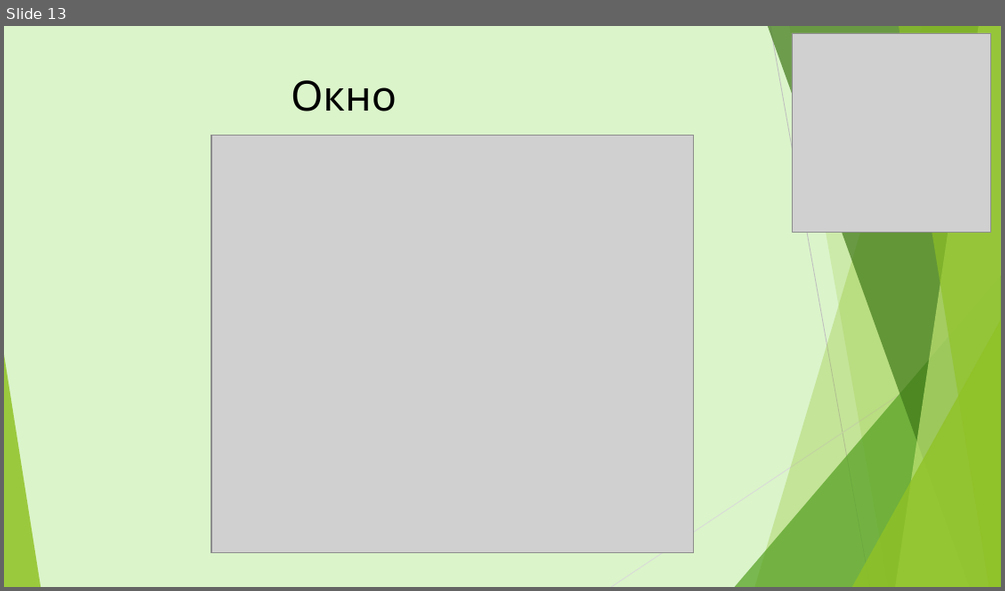
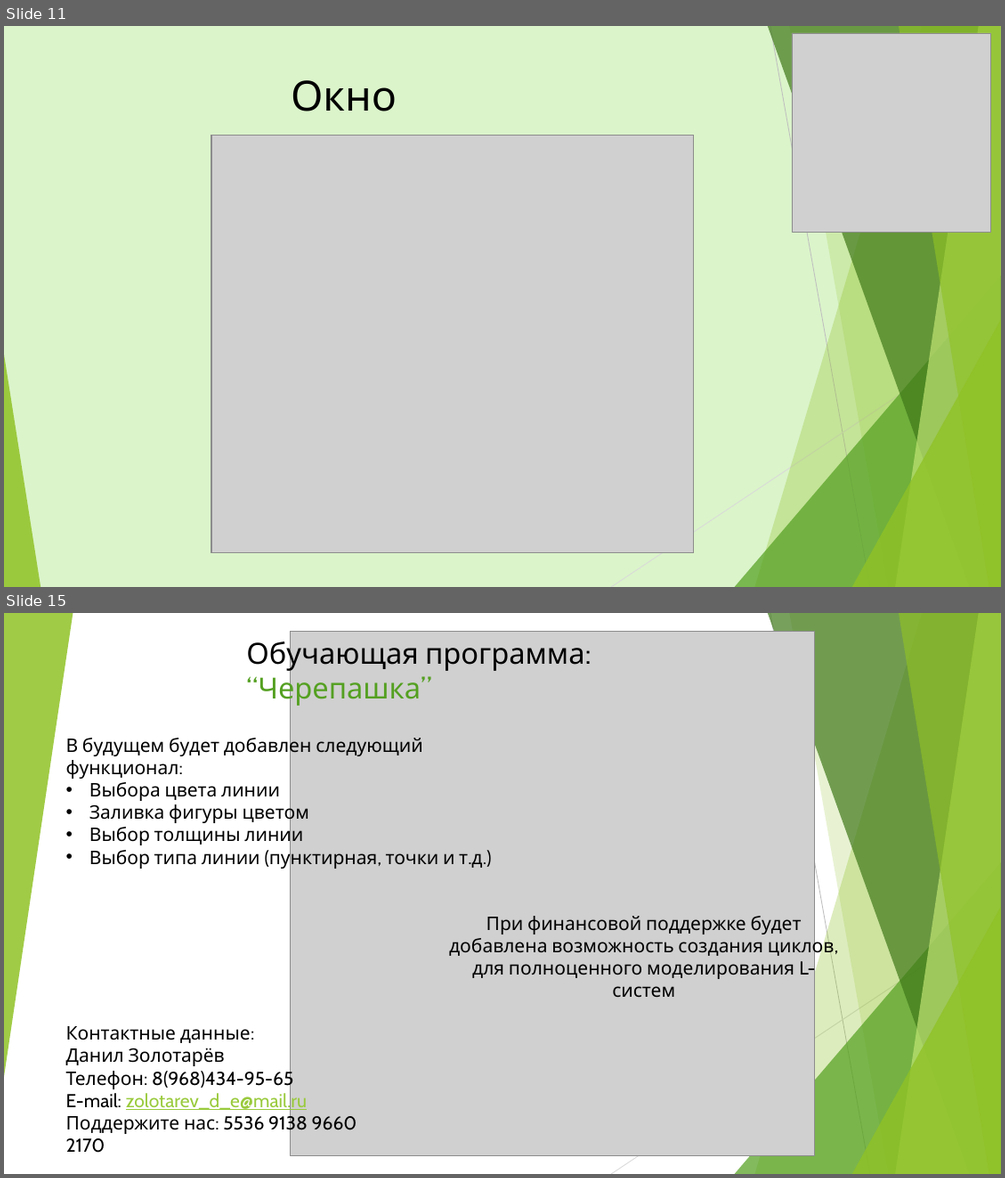
Before and after one commit to PushkinC/GUItoTurtle, a slide deck: GUItoTurtle.pptx. Shown one above the other, each under a label of ours: slide 13 before the commit, slides 11 and 15 after it; the slides between them are not shown. The pictures are 1005x591 and 1005x1178 pixels, drawn with LibreOffice and Linux fonts; fonts in the diff are those of the drawing; grey boxes stand for pictures. Boxes give left, top, right and bottom in pixels: in the first picture for what was removed or moved away, otherwise in the second. Text is boxed around its words. In the diff, an @@ line names an element or a change of style, - is before the commit and + after.

```diff
--- a/GUItoTurtle.pptx
+++ b/GUItoTurtle.pptx
@@ slide 15 added at (4, 613, 1001, 1174), background #FFFFFF; not listed: 9 template elements that a slide beside it also shows @@
@@ triangle added at (4, 613, 73, 1077), fill #90C226 at 85% opacity @@
@@ text added at (246, 637, 591, 706), 28 pt, text #000000 @@
+Обучающая программа: “Черепашка”
@@ picture added at (291, 632, 815, 1156) @@
@@ text added at (66, 734, 482, 870), 18 pt, text #000000 @@
+В будущем будет добавлен следующий функционал:
+• Выбора цвета линии
+• Заливка фигуры цветом
+• Выбор толщины линии
+• Выбор типа линии (пунктирная, точки и т.д.)
@@ text added at (449, 916, 834, 997), 18 pt, text #000000 @@
+При финансовой поддержке будет добавлена возможность создания циклов, для полноценного моделирования L-систем
@@ text added at (66, 1026, 357, 1135), 18 pt, text #000000 @@
+Контактные данные:
+Данил Золотарёв
+Телефон: 8(968)434-95-65
+E-mail: zolotarev_d_e@mail.ru
+Поддержите нас: 5536 9138 9660 2170
@@ what was slide 13 is now slide 11 @@
```
Also in this commit, not shown: 10 slides changed, 1 other slide added, 2 slides removed, 8 other files.
